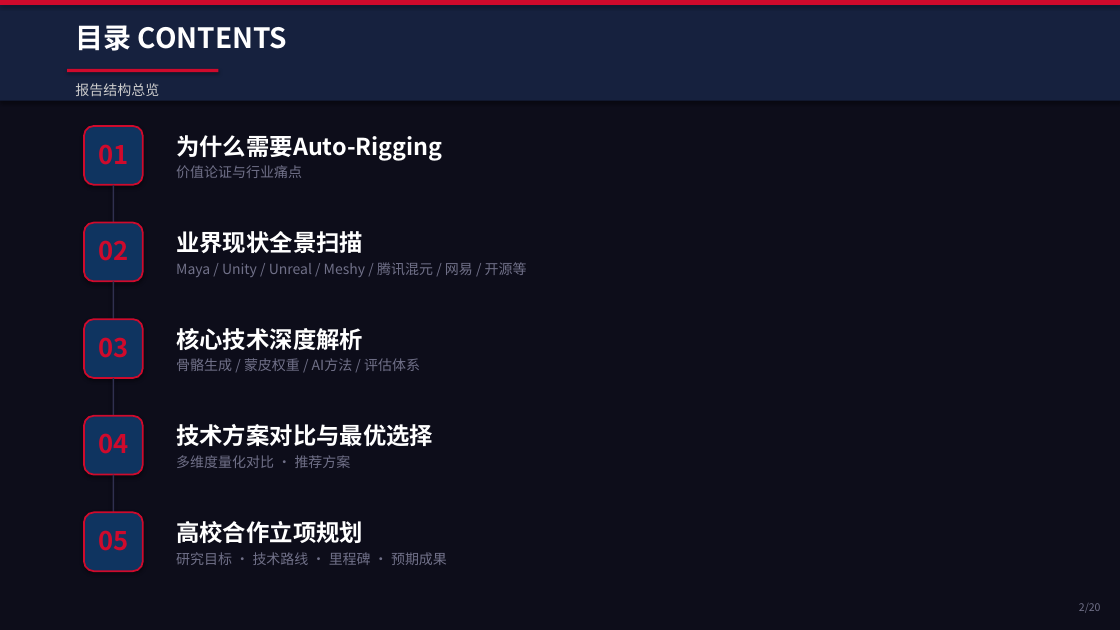
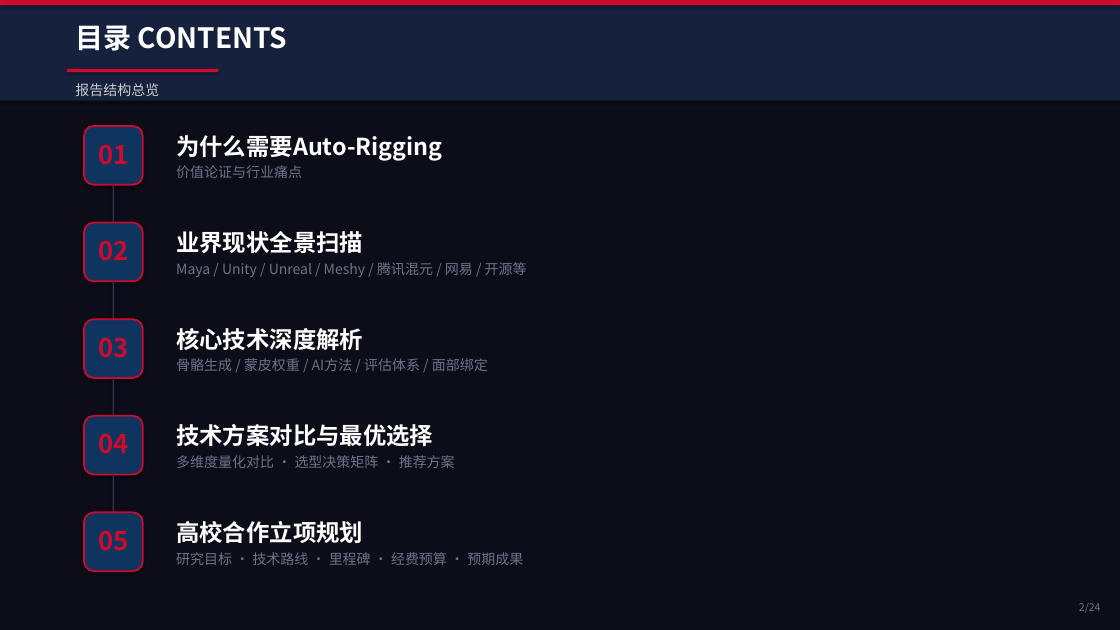
Before and after one commit to xhyha/insight, a slide deck: slide 2 of Auto-Rigging-Insight-Report.pptx. Drawn at 1120x630 pixels with LibreOffice and Linux fonts; fonts in the diff are those of the drawing. Boxes give left, top, right and bottom in pixels: in the first picture for what was removed or moved away, otherwise in the second. Text is boxed around its words. In the diff, an @@ line names an element or a change of style, - is before the commit and + after.

```diff
--- a/Auto-Rigging-Insight-Report.pptx
+++ b/Auto-Rigging-Insight-Report.pptx
@@ text at box(176, 358, 488, 371): text changed @@
-骨骼生成 / 蒙皮权重 / AI方法 / 评估体系
+骨骼生成 / 蒙皮权重 / AI方法 / 评估体系 / 面部绑定
@@ text at box(176, 455, 455, 468): text changed @@
-多维度量化对比 · 推荐方案
+多维度量化对比 · 选型决策矩阵 · 推荐方案
@@ text at box(176, 552, 523, 565): text changed @@
-研究目标 · 技术路线 · 里程碑 · 预期成果
+研究目标 · 技术路线 · 里程碑 · 经费预算 · 预期成果
@@ text at box(1079, 603, 1101, 613): text changed @@
-2/20
+2/24
```
Also in this commit, not shown: 18 other slides changed, 5 slides added, 1 slide removed.
